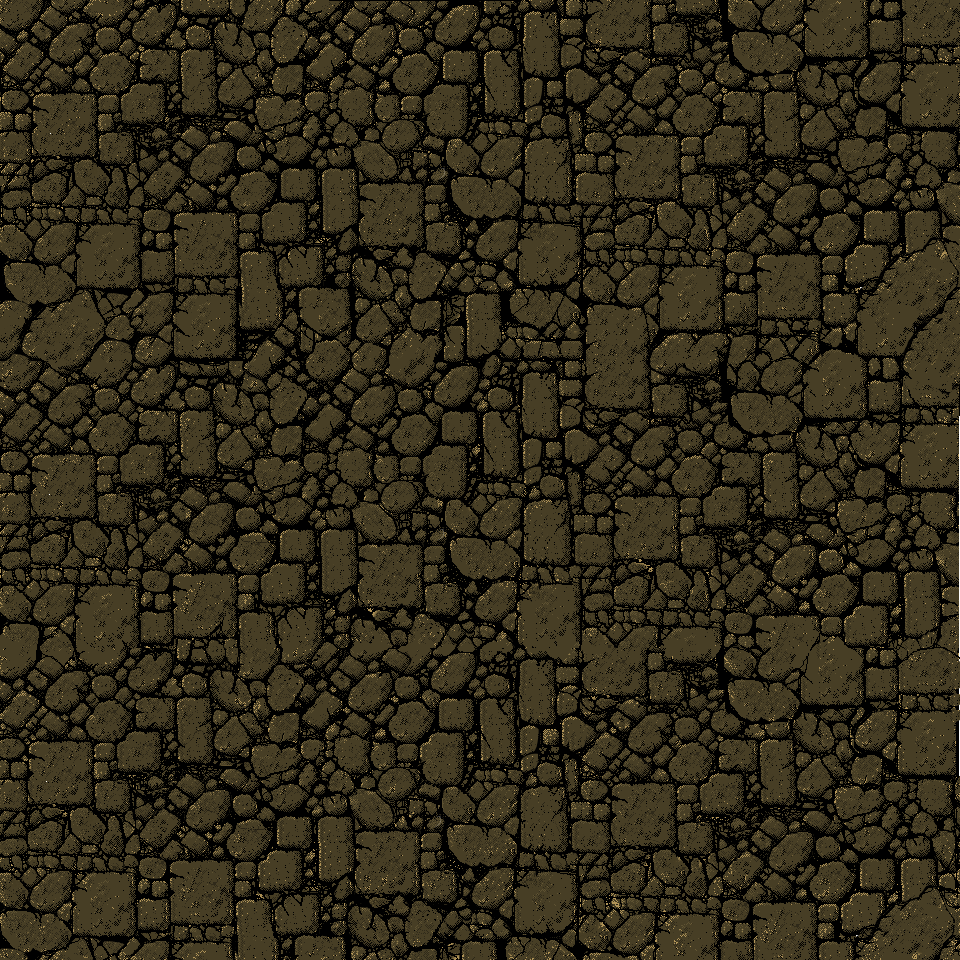
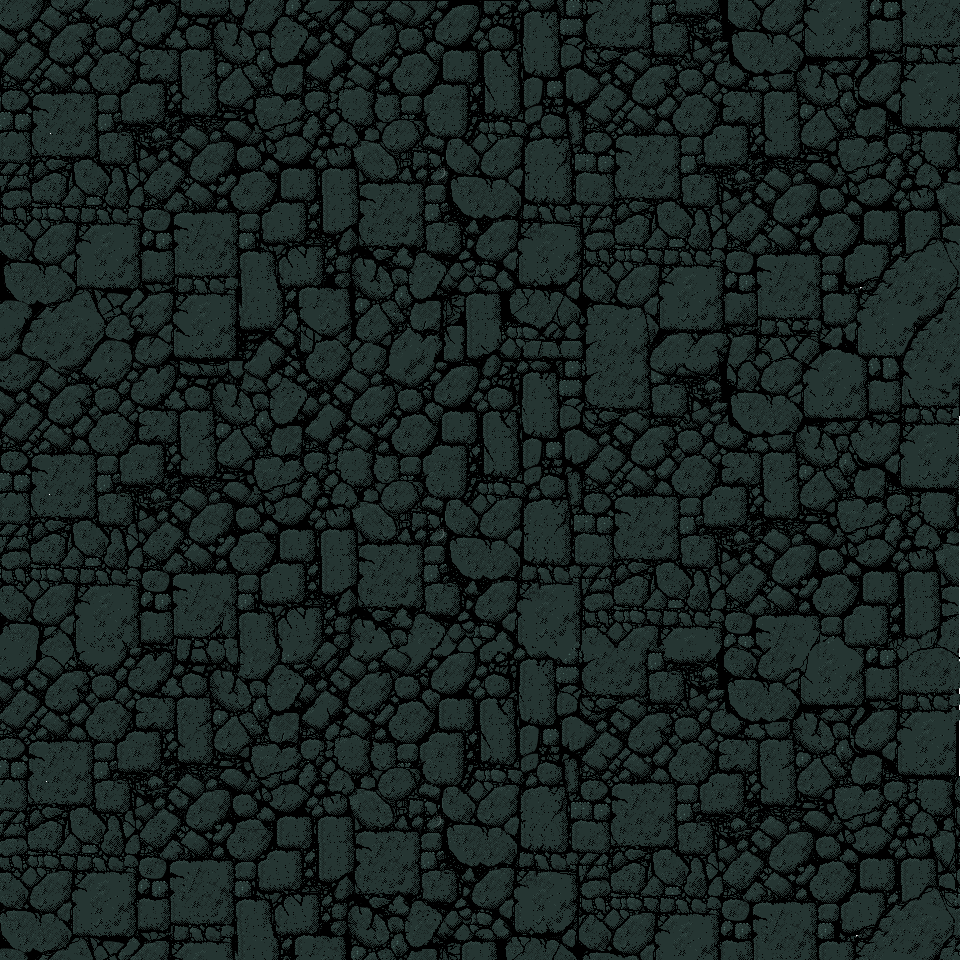
Layers edited between the first and the second w=960, h=960 image:
hid "Layer" over [0, 0, 960, 960]
painted on "Pasted Layer #2" over [0, 0, 960, 960]
